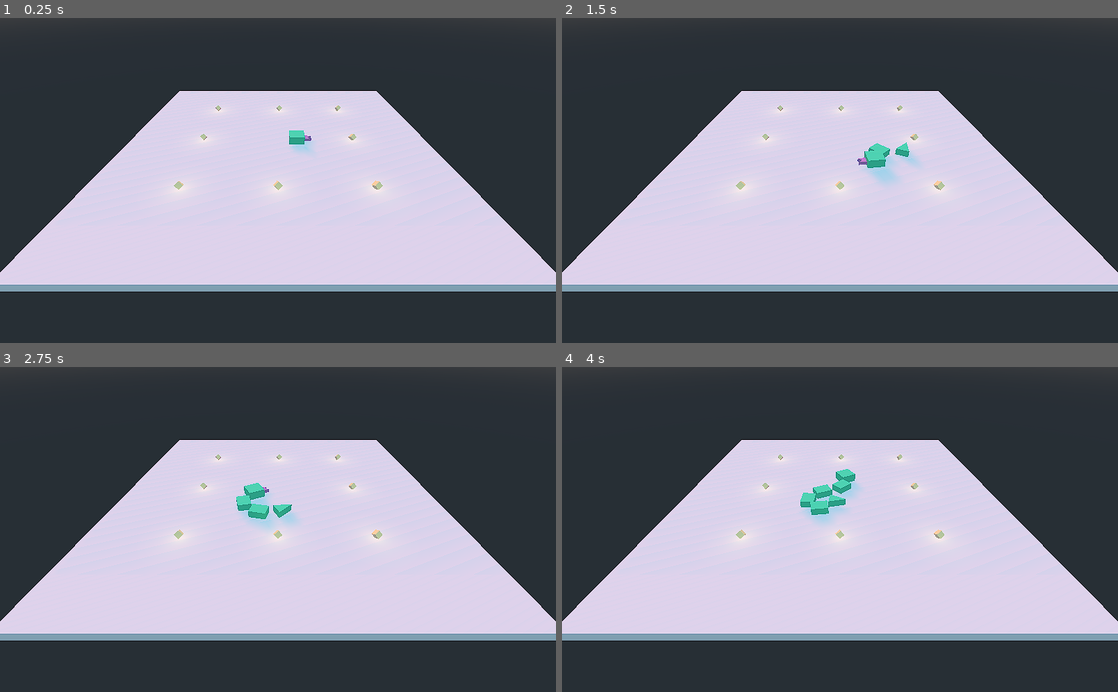
Above: before the commit, frames 1-4 (two rows, left to right).
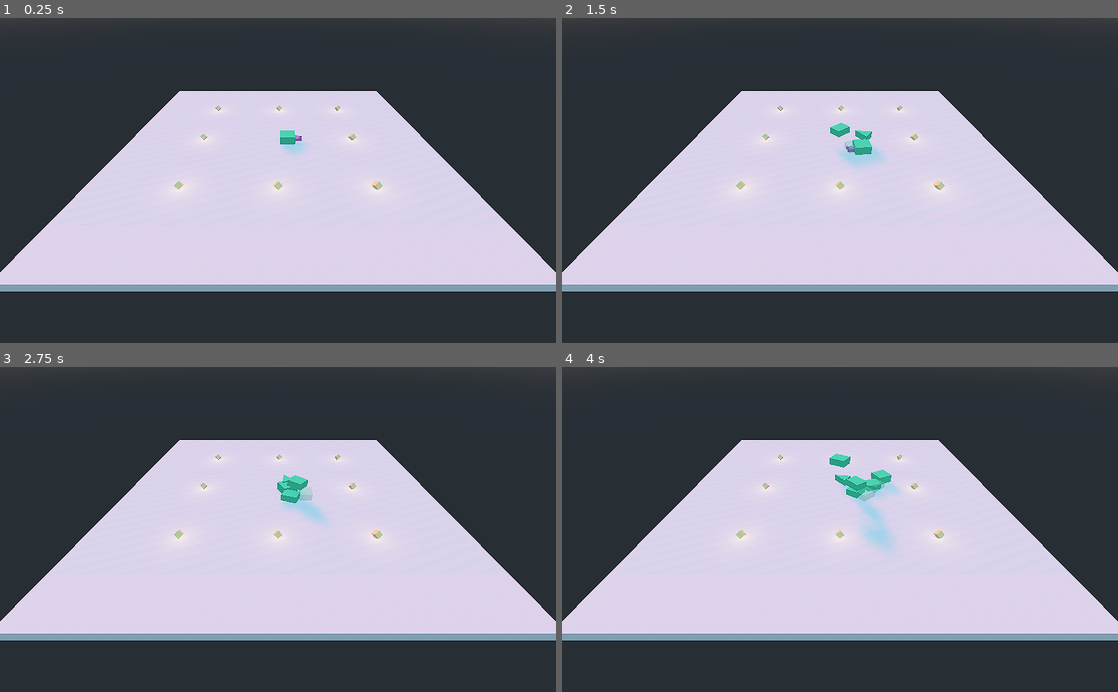
Above: after the commit, the same moments.

Repository: shinpansen/GodotSnake
Game: Godot game, scene res://Main.tscn
The game is run twice, just before and just after one commit, with the same random seed, the same clock (stepped at 60 frames per second) and the same inputs.
Inputs:
- Up to frame 1 (0.25 s): no input
- Up to frame 2 (1.5 s): hold Right (ui_right) 0.53-1.28 s; tap Space (ui_space) at 0.6, 1.35 s; hold Down (ui_down) from 1.28 s (still down)
- Up to frame 3 (2.75 s): release Down (ui_down) at 2.03 s; hold Right (ui_right) from 2.03 s (still down); tap Space (ui_space) at 2.1 s
- Up to frame 4 (4 s): release Right (ui_right) at 2.78 s; hold Up (ui_up) 2.78-3.53 s; tap Space (ui_space) at 2.85, 3.6 s; hold Left (ui_left) from 3.53 s (still down)

The runs differ from the first frame. In frame 1, 0.2% of the frame differs, in the area x 50-57%, y 34-42%; in frame 2, 1.1%; in frame 3, 1.4%; in frame 4, 1.9%, in the area x 42-61%, y 26-56%.

Commit message:
temp body anim ok

Diff:
--- a/Main.tscn
+++ b/Main.tscn
@@ -35,6 +35,7 @@
 
 [node name="Snake" parent="." instance=ExtResource( 1 )]
 transform = Transform( -4.37114e-08, 0, 1, 0, 1, 0, -1, 0, -4.37114e-08, 0, 0, 0 )
+snake_speed = 5.0
 
 [node name="PickupGrow" parent="." instance=ExtResource( 2 )]
 transform = Transform( 1, 0, 0, 0, 1, 0, 0, 0, 1, 10, 0, 10 )
--- a/Pick Ups/Scripts/pickup_base.gd
+++ b/Pick Ups/Scripts/pickup_base.gd
@@ -8,5 +8,5 @@
 
 func _on_body_entered(body):
 	if body.has_method("snake_add_new_body"):
-		body.snake_add_new_body(transform.origin, true)
+		body.snake_add_new_body(transform.origin)
 		queue_free()
--- /dev/null
+++ b/Snake/Assets/snake_skin_transparent.tres
@@ -0,0 +1,5 @@
+[gd_resource type="SpatialMaterial" format=2]
+
+[resource]
+flags_transparent = true
+albedo_color = Color( 0.34902, 1, 0.756863, 0.392157 )
--- a/Snake/Scenes/snake_body.tscn
+++ b/Snake/Scenes/snake_body.tscn
@@ -23,11 +23,3 @@
 [node name="CollisionShape" type="CollisionShape" parent="Area"]
 transform = Transform( -4.37114e-08, 0, 0.8, 0, 0.4, 0, -1, 0, -3.49691e-08, 0, 0, 0 )
 shape = SubResource( 4 )
-
-[node name="RayCast" type="RayCast" parent="."]
-transform = Transform( 1, 0, 0, 0, 1, 0, 0, 0, 1, 0, 0.5, 0 )
-enabled = true
-cast_to = Vector3( 0, -15, 0 )
-collision_mask = 4
-collide_with_areas = true
-collide_with_bodies = false
--- a/Snake/Scenes/snake_head.tscn
+++ b/Snake/Scenes/snake_head.tscn
@@ -38,11 +38,3 @@
 mesh = SubResource( 6 )
 skeleton = NodePath("../..")
 material/0 = SubResource( 5 )
-
-[node name="RayCast" type="RayCast" parent="."]
-transform = Transform( 1, 0, 0, 0, 1, 0, 0, 0, 1, 0, 0.5, 0 )
-enabled = true
-cast_to = Vector3( 0, -5, 0 )
-collision_mask = 4
-collide_with_areas = true
-collide_with_bodies = false
--- a/Snake/Scripts/snake_base.gd
+++ b/Snake/Scripts/snake_base.gd
@@ -1,6 +1,10 @@
 class_name SnakeBase extends KinematicBody
 
 const util = preload("res://Scripts/util.gd")
+const materials: Array = [
+	preload("res://Snake/Assets/snake_skin.tres"),
+	preload("res://Snake/Assets/snake_skin_transparent.tres"),
+]
 const history_max_size: int = 100
 
 var moving_speed: float = 10
@@ -9,7 +13,6 @@
 var _tick_count: int = 0
 var _tick_time: float = 1000/60
 
-onready var _raycast: RayCast = util.get_node_type(get_children(), RayCast)
 onready var _tick_start: int = OS.get_ticks_msec()
 
 
@@ -29,7 +32,8 @@
 	_tick_start = OS.get_ticks_msec()
 
 	#Position history
-	var tra = transform
-	if _raycast and _raycast.is_colliding():
-		tra = Transform(transform.basis, _raycast.get_collision_point())
-	positions_history.push_front(tra)
+	positions_history.push_front(transform)
+
+
+func get_root() -> Node:
+	return get_tree().root.get_child(0)
--- a/Snake/Scripts/snake_body.gd
+++ b/Snake/Scripts/snake_body.gd
@@ -1,6 +1,7 @@
 class_name SnakeBody extends SnakeBase
 
 var parent_body: SnakeBase = null
+var temp_body: SnakeBase = null
 var distance_to_parent: float = 2
 var n: String = ""
 
@@ -20,15 +21,9 @@
 	n = na
 
 
-func is_ready_to_follow() -> bool:
-#	var dist = transform.origin.distance_to(parent_body.transform.origin)
-#	var dist_z = abs(transform.origin.z - parent_body.transform.origin.z)
-#	return (
-#		_start_animation_finised and
-#		dist_z < 1 and
-#		dist <= distance_to_parent * 2
-#	)
-	return _start_animation_finised
+func has_finished_animation(pos: Vector3) -> bool:
+	var dist = transform.origin.distance_to(pos)
+	return _start_animation_finised and dist < 0.1
 
 
 func step_back(dist: float):
@@ -44,6 +39,8 @@
 func _physics_process(delta):
 	if Input.is_action_pressed("ui_up"):
 		delta /= 4
+
+	_handle_temp_body()
 
 	if (!_start_animation_finised):
 		_play_start_animation(delta)
@@ -63,7 +60,7 @@
 
 func _play_stepping_back_animation(delta):
 	var dist = transform.origin.distance_to(_stepping_back_init_pos)
-	if dist < _stepping_back_dist / 1.5:
+	if dist < _stepping_back_dist:
 		move_and_collide(transform.basis.z * moving_speed / 1.5 * delta)
 	else:
 		_stepping_back = false
@@ -84,9 +81,18 @@
 		var dist_ratio: float = (dist - distance_to_parent) / abs(pos_previous.origin.distance_to(pos.origin))
 		pos.origin = pos.origin.move_toward(pos_previous.origin, dist_ratio)
 
+	var look_at_vector = Vector3(pos.origin.x, transform.origin.y, pos.origin.z)
+	transform = transform.looking_at(look_at_vector, Vector3.UP)
 	var to_target = Vector3(pos.origin - transform.origin)
-	transform = transform.looking_at(pos.origin, Vector3.UP)
 	move_and_collide(to_target * moving_speed * delta)
 
 	#Clearing position history
 	parent_body.positions_history.pop_at(i)
+
+
+func _handle_temp_body():
+	if (temp_body != null and temp_body.has_finished_animation(transform.origin)):
+		var mesh = util.get_node_type(get_children(), MeshInstance)
+		mesh.set_surface_material(0, materials[0])
+		temp_body.queue_free()
+		temp_body = null
--- a/Snake/Scripts/snake_head.gd
+++ b/Snake/Scripts/snake_head.gd
@@ -5,8 +5,10 @@
 export(int, 0, 20) var nb_bodies = 5
 export(float, 0, 20) var bodies_gap = 2
 
-const tail_scene_name: String = "res://Snake/Scenes/snake_tail.tscn"
-const body_scene_name: String = "res://Snake/Scenes/snake_body.tscn"
+const parts_scenes: Array = [
+	preload("res://Snake/Scenes/snake_tail.tscn"),
+	preload("res://Snake/Scenes/snake_body.tscn"),
+]
 
 var _snake_tail: SnakeBody = null
 var _bodies_list = []
@@ -18,7 +20,7 @@
 
 func _physics_process(delta):
 
-	if Input.is_action_pressed("ui_up"):
+	if Input.is_action_pressed("ui_down"):
 		delta /= 4
 
 	move_and_collide(transform.basis.z * moving_speed * delta)
@@ -29,46 +31,46 @@
 
 	#test
 	if Input.is_action_just_pressed("ui_space"):
-		snake_add_new_body(Vector3.ZERO, false)
-	if Input.is_action_just_pressed("ui_down"):
-		var a = _snake_tail.transform.origin
-		var b = _snake_tail.parent_body.transform.origin
-		print(b.distance_to(a))
+		snake_add_new_body(Vector3.ZERO)
 
 	#Clearing positions history of the last body (because it is parent of nobody)
 #	if _bodies_list.size() > 0:
 #		_bodies_list[_bodies_list.size()-1].positions_history.pop_at(0)
-
-	var last_body = get_last_body()
-	if (
-			_snake_tail != null and
-			last_body != null and
-			last_body != _snake_tail.parent_body and
-			last_body.is_ready_to_follow()
-	):
-		print("step back")
-		_snake_tail.parent_body = last_body
-		_snake_tail.step_back(bodies_gap)
+#
+#	var last_body = get_last_body()
+#	if (
+#			_snake_tail != null and
+#			last_body != null and
+#			last_body != _snake_tail.parent_body and
+#			last_body.is_ready_to_follow()
+#	):
+#		print("step back")
+#		_snake_tail.parent_body = last_body
+#		_snake_tail.step_back(bodies_gap)
 
 
-func snake_add_new_body(pos: Vector3, play_animation: bool):
-	var snake_body = get_new_body_scene()
-	var parent = self if _bodies_list.size() < 1 else _bodies_list[_bodies_list.size()-1]
-	snake_body.init(pos, parent, bodies_gap, play_animation, "")
-
+func snake_add_new_body(pos: Vector3):
 	if _snake_tail == null:
-		_snake_tail = snake_body
+		_snake_tail = get_new_body(pos, true, true, false)
+		get_root().add_child(_snake_tail)
 	else:
+		var tra = get_last_body().transform
+		var snake_body = get_new_body(tra.origin + tra.basis.z * 3, false, false, true)
+		var temp_body = get_new_body(pos, true, false, false)
+		snake_body.temp_body = temp_body
 		_bodies_list.append(snake_body)
-
-	get_tree().root.get_child(0).add_child(snake_body)
+		_snake_tail.parent_body = snake_body
+		_snake_tail.step_back(bodies_gap)
+		get_root().add_child(snake_body)
+		get_root().add_child(temp_body)
 
 
-func get_new_body_scene() -> Node:
-	if _snake_tail == null:
-		return preload(tail_scene_name).instance()
-	return preload(body_scene_name).instance()
-
+func get_new_body(pos: Vector3, animation: bool, tail: bool, transparent: bool) -> Node:
+	var scene = parts_scenes[0].instance() if tail else parts_scenes[1].instance()
+	var material = materials[1] if transparent else materials[0]
+	util.get_node_type(scene.get_children(), MeshInstance).set_surface_material(0, material)
+	scene.init(pos, get_last_body(), bodies_gap, animation, "")
+	return scene
 
 func get_last_body() -> SnakeBody:
-	return _bodies_list[_bodies_list.size()-1] if _bodies_list.size() else null
+	return _bodies_list[_bodies_list.size()-1] if _bodies_list.size() else self
